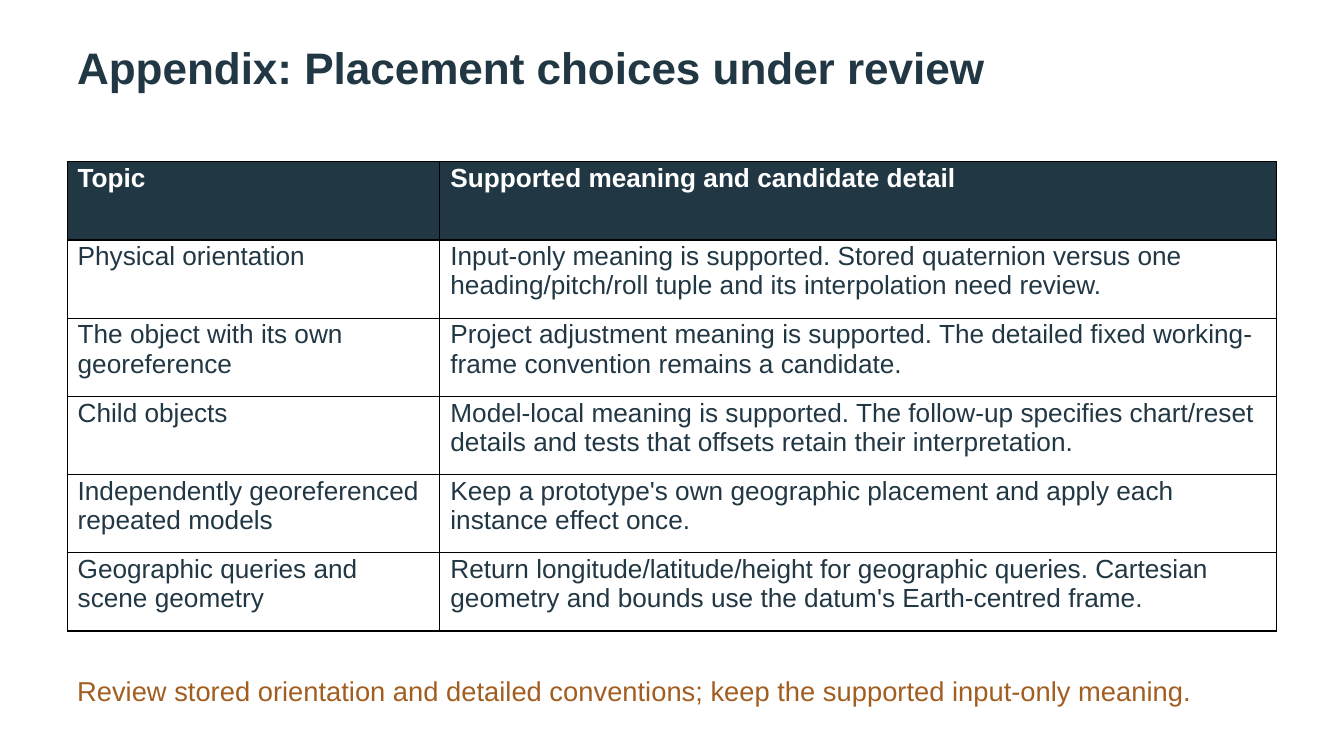
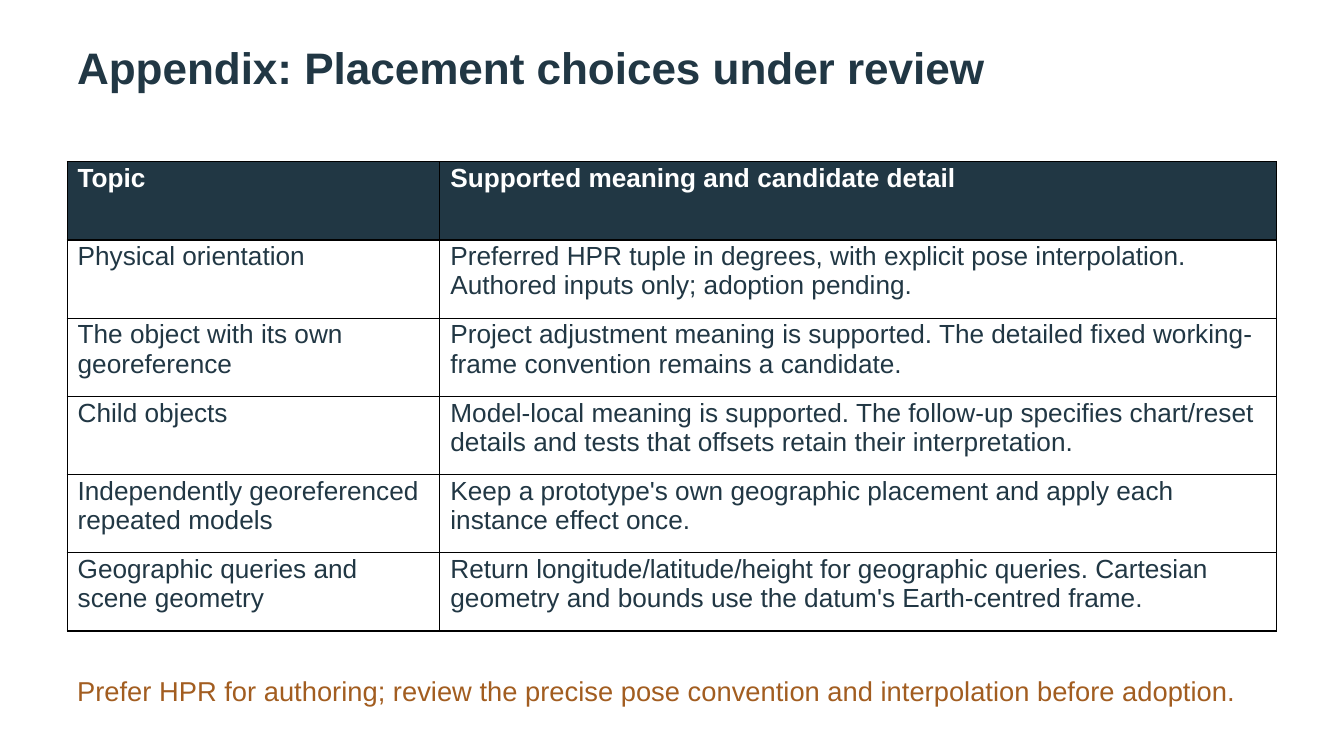
Before and after one commit to asluk/OpenUSD, a slide deck: slide 12 of extras/usd/examples/usdGeospatialBuild/delivery/geospatial-build.pptx. Drawn at 1344x756 pixels with LibreOffice and Linux fonts; fonts in the diff are those of the drawing. Boxes give left, top, right and bottom in pixels: in the first picture for what was removed or moved away, otherwise in the second. Text is boxed around its words. In the diff, an @@ line names an element or a change of style, - is before the commit and + after.

```diff
--- a/extras/usd/examples/usdGeospatialBuild/delivery/geospatial-build.pptx
+++ b/extras/usd/examples/usdGeospatialBuild/delivery/geospatial-build.pptx
@@ table at (x1=68, y1=161, x2=1277, y2=631) @@
-row 2, column 2: Input-only meaning is supported. Stored quaternion versus one heading/pitch/roll tuple and its interpolation need review.
+row 2, column 2: Preferred HPR tuple in degrees, with explicit pose interpolation. Authored inputs only; adoption pending.
@@ text in rectangle at (x1=77, y1=681, x2=1234, y2=705): text changed @@
-Review stored orientation and detailed conventions; keep the supported input-only meaning.
+Prefer HPR for authoring; review the precise pose convention and interpolation before adoption.
```
Also in this commit, not shown: 5 other slides changed, 40 other files.
